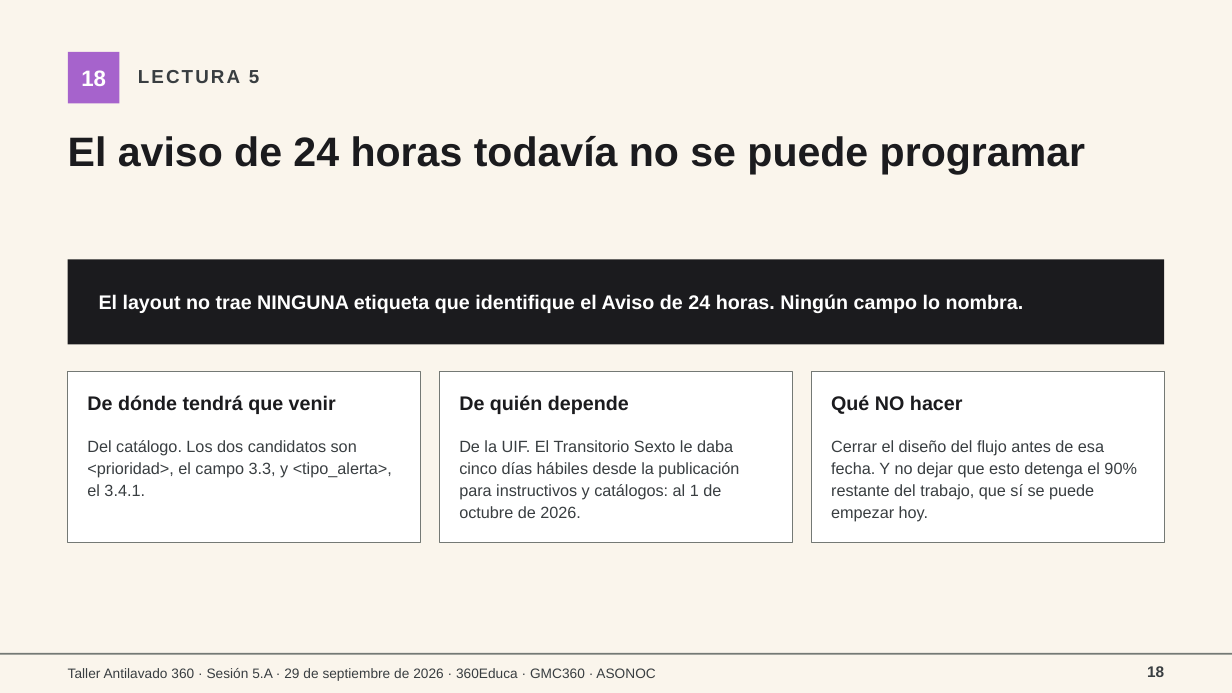
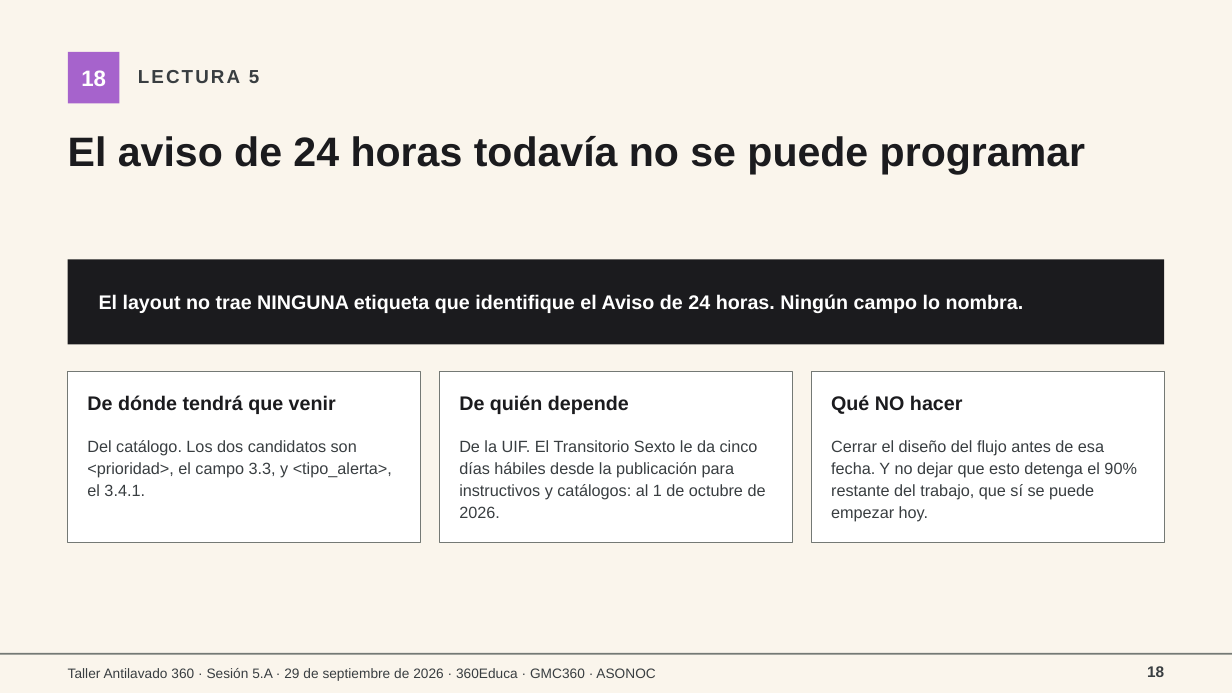
Before and after one commit to maribelvazquez/S01-TAV-IDENTIFICACION, a slide deck: slide 18 of s5a/descargables/S5A_ALU_04_Presentacion.pptx. Drawn at 1232x693 pixels with LibreOffice and Linux fonts; fonts in the diff are those of the drawing. Boxes give left, top, right and bottom in pixels: in the first picture for what was removed or moved away, otherwise in the second. Text is boxed around its words. In the diff, an @@ line names an element or a change of style, - is before the commit and + after.

```diff
--- a/s5a/descargables/S5A_ALU_04_Presentacion.pptx
+++ b/s5a/descargables/S5A_ALU_04_Presentacion.pptx
@@ text at <box>459,440,766,518</box>: text changed @@
-De la UIF. El Transitorio Sexto le daba cinco días hábiles desde la publicación para instructivos y catálogos: al 1 de octubre de 2026.
+De la UIF. El Transitorio Sexto le da cinco días hábiles desde la publicación para instructivos y catálogos: al 1 de octubre de 2026.
```
Also in this commit, not shown: 1 other slide changed, 2 other files.
